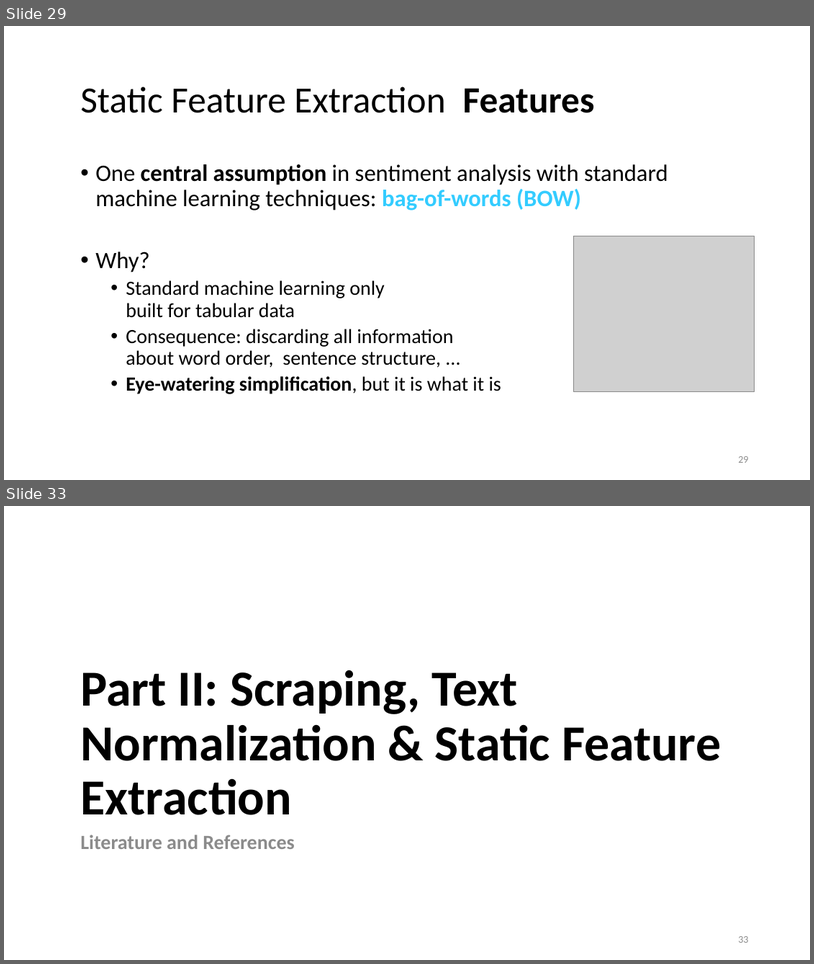
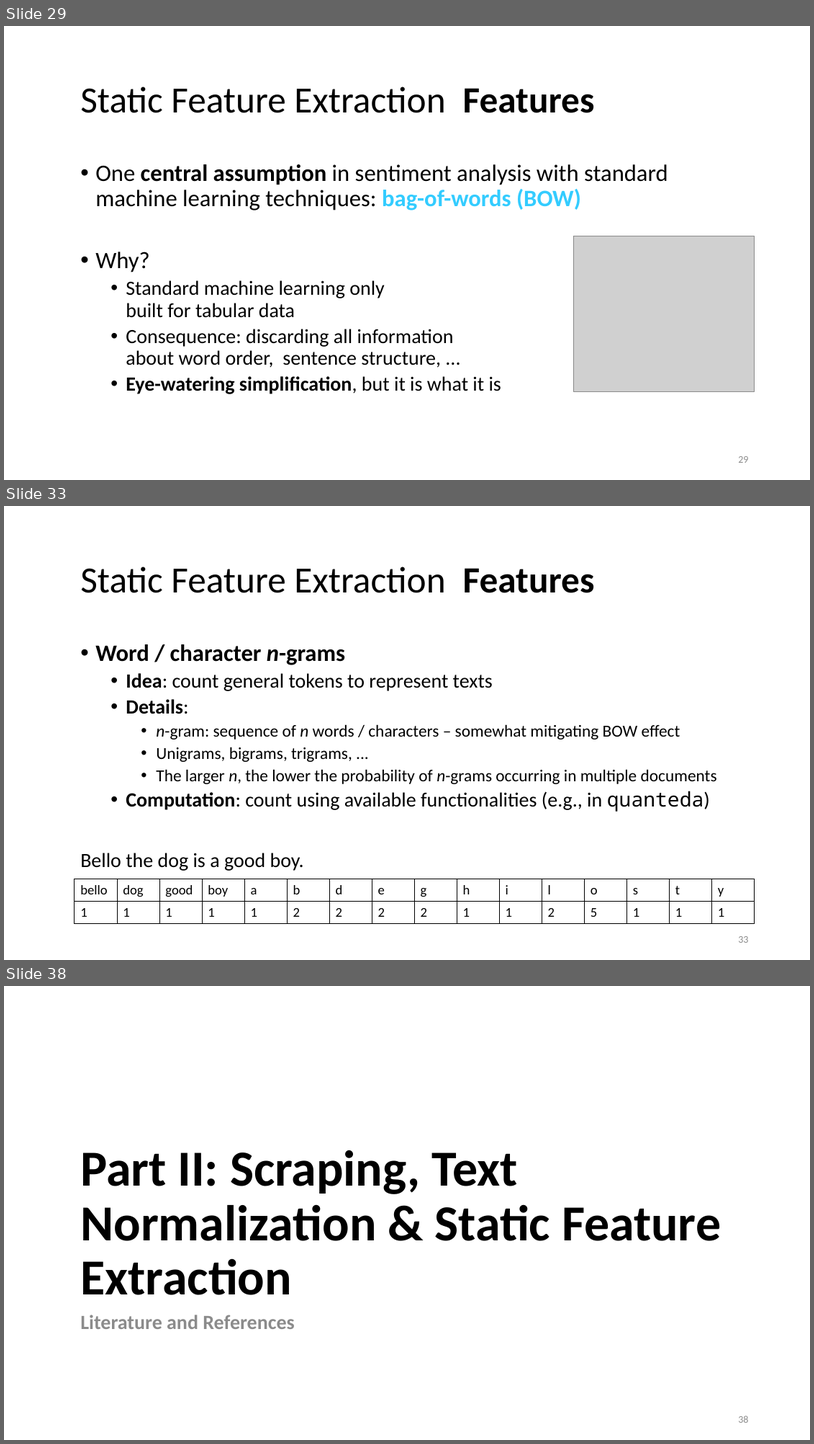
Before and after one commit to lisa-wm/consulting, a slide deck: 5_seminar/Contents_Part_02/slides/Präsentation_Teil2_Lisa.pptx. Shown one above the other, each under a label of ours: slides 29 and 33 before the commit, slides 29, 33 and 38 after it; the slides between them are not shown. The pictures are 814x964 and 814x1444 pixels, drawn with LibreOffice and Linux fonts; fonts in the diff are those of the drawing; grey boxes stand for pictures. Boxes give left, top, right and bottom in pixels: in the first picture for what was removed or moved away, otherwise in the second. Text is boxed around its words. In the diff, an @@ line names an element or a change of style, - is before the commit and + after.

Commit message:
added slides for static features

```diff
--- a/5_seminar/Contents_Part_02/slides/Präsentation_Teil2_Lisa.pptx
+++ b/5_seminar/Contents_Part_02/slides/Präsentation_Teil2_Lisa.pptx
@@ slide 33 added at (4, 506, 810, 960), background #FFFFFF @@
@@ title added at (80, 566, 595, 593), 44 pt, text #000000 @@
+Static Feature Extraction Features
@@ text added at (95, 644, 718, 811), 20 pt, text #000000 @@
+• Word / character n-grams
+  • Idea: count general tokens to represent texts
+  • Details:
+    • n-gram: sequence of n words / characters – somewhat mitigating BOW effect
+    • Unigrams, bigrams, trigrams, ...
+    • The larger n, the lower the probability of n-grams occurring in multiple documents
+  • Computation: count using available functionalities (e.g., in quanteda)
@@ text added at (80, 852, 304, 870), 24 pt, text #000000 @@
+Bello the dog is a good boy.
@@ table added at (75, 879, 752, 923), 2 rows, 16 columns @@
+bello | dog | good | boy | a | b | d | e | g | h | i | l | o | s | t | y
+1 | 1 | 1 | 1 | 1 | 2 | 2 | 2 | 2 | 1 | 1 | 2 | 5 | 1 | 1 | 1
@@ page number added at (738, 936, 748, 942), 12 pt, text #8C8C8C @@
+33
@@ what was slide 33 is now slide 38 @@
@@ page number at (738, 1415, 748, 1422): text changed @@
-33
+38
```
Also in this commit, not shown: 3 slides changed, 5 other slides added, 1 slide removed.
